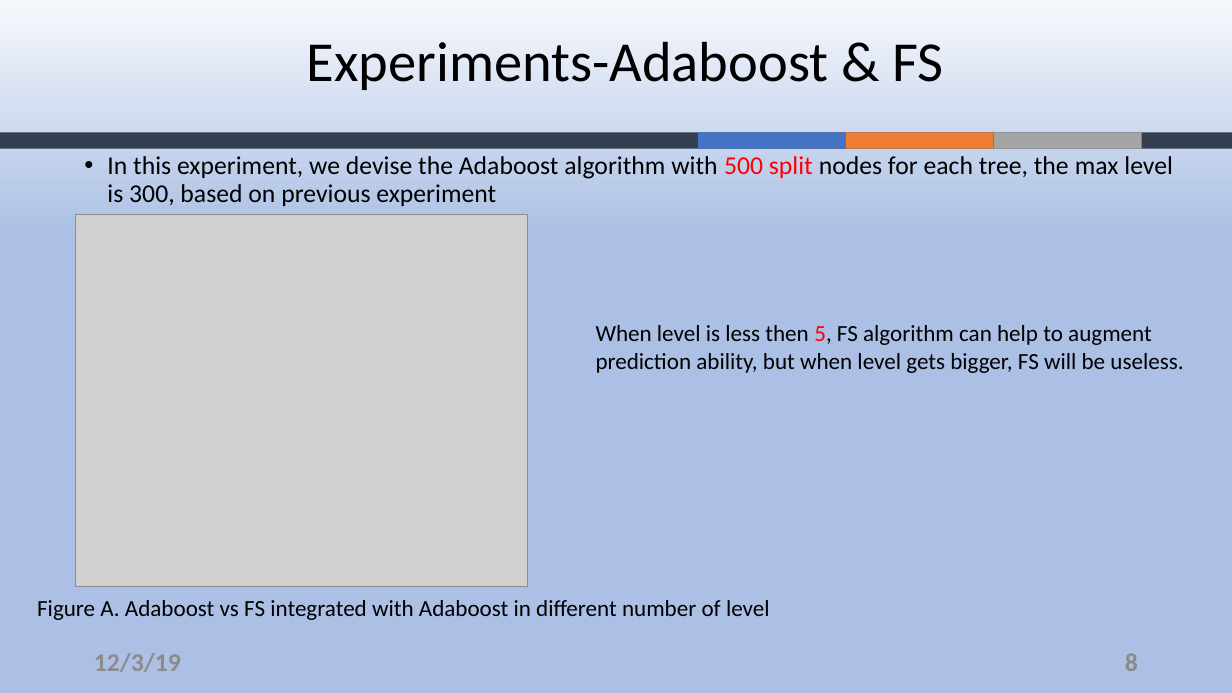
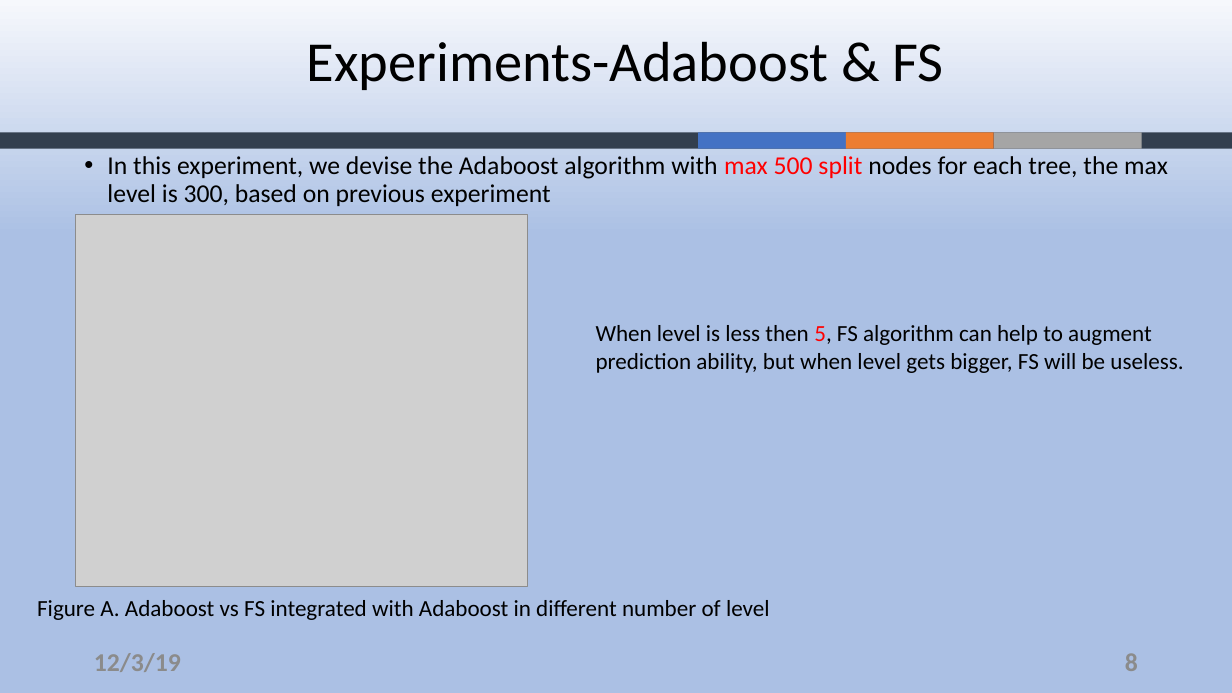
Before and after one commit to ZouYao0720/final-project-, a slide deck: slide 8 of final-presentation.pptx. Drawn at 1232x693 pixels with LibreOffice and Linux fonts; fonts in the diff are those of the drawing; grey boxes stand for pictures; background and template pictures are left out. Boxes give left, top, right and bottom in pixels: in the first picture for what was removed or moved away, otherwise in the second. Text is boxed around its words. In the diff, an @@ line names an element or a change of style, - is before the commit and + after.

```diff
--- a/final-presentation.pptx
+++ b/final-presentation.pptx
@@ text at <box>107,156,1168,206</box>: text changed @@
-• In this experiment, we devise the Adaboost algorithm with 500 split nodes for each tree, the max level is 300, based on previous experiment
+• In this experiment, we devise the Adaboost algorithm with max 500 split nodes for each tree, the max level is 300, based on previous experiment
```
Also in this commit, not shown: 4 other slides changed.
